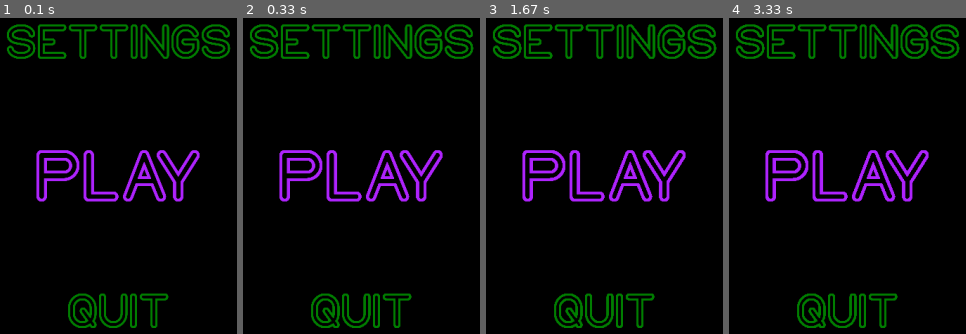
Above: before the commit, frames 1-4 (left to right).
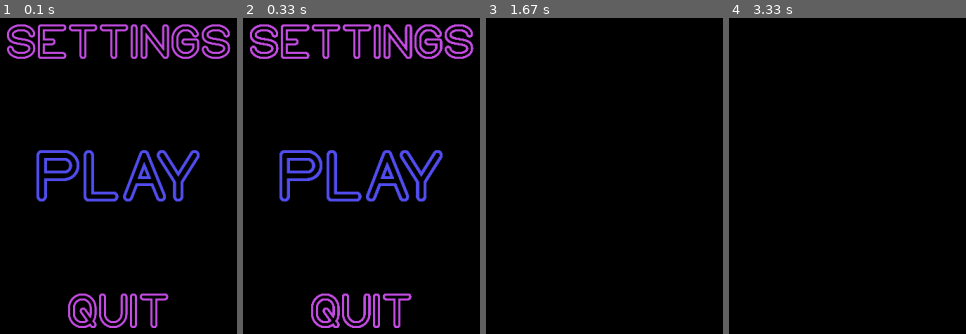
Above: after the commit, the same moments.

Repository: andrebtw/pygamegame
Game: pygame game, started from main.py
The game is run twice, just before and just after one commit, with the same random seed, the same clock (stepped at 60 frames per second) and the same inputs.
Inputs (mouse positions are in pixels of both pictures, inside the frame that each line leads up to):
- Up to frame 1 (0.1 s): no input
- Up to frame 2 (0.33 s): no input
- Up to frame 3 (1.67 s): press the mouse at (604, 311) at 0.37 s; move the mouse to (623, 277) at 0.47 s; release the mouse at (642, 242) at 0.6 s; press the mouse at (604, 43) at 0.7 s; move the mouse to (outside the picture) at 0.8 s; release the mouse at (outside the picture) at 0.93 s; press the mouse at (604, 311) at 1.03 s; move the mouse to (621, 245) at 1.13 s; release the mouse at (640, 182) at 1.27 s
- Up to frame 4 (3.33 s): no input

The runs differ from the first frame. In frame 1, 10% of the frame differs, in the area x 2-98%, y 1-99%; in frame 2, 11%; in frame 3, 11%; in frame 4, 11%.

Commit message:
the 3 menu buttons now work, it is now needed to code the settings menu and the game itself

Diff:
--- /dev/null
+++ b/game.py
@@ -0,0 +1,52 @@
+#Importing libraries
+import pygame
+from pygame.locals import *
+import time
+import random
+import math
+import sys
+import re
+
+data_file = open("files/data/data.txt", "r") #Opening the data file
+data = data_file.readlines() #Making a list from every line
+
+pygame.init()
+main_clock = pygame.time.Clock()
+fps = int(re.sub("[^0-9]", "", data[3]))
+
+
+width = int(re.sub("[^0-9]", "", data[1])) #re.sub("[^0-9]", "",") removes all non numeric characters from the data
+height = int(re.sub("[^0-9]", "", data[2]))
+
+if "FALSE" in data[0]:
+    fullscreen=False
+    screen = pygame.display.set_mode((width, height))
+else :
+    fullscreen=True
+    screen = pygame.display.set_mode((width, height), pygame.FULLSCREEN)
+
+
+
+def scale_x (x):
+    surface = pygame.display.get_surface() #get the surface of the current active display
+    x=(x*surface.get_width())/1920
+    x = int (x)
+    return x
+
+def scale_y (y):
+    surface = pygame.display.get_surface() #get the surface of the current active display
+    y=(y*surface.get_height())/1080
+    y = int (y)
+    return y
+
+
+def game():
+    screen.fill((0,0,0))
+    running = True
+    while running == True :
+        for event in pygame.event.get() :
+            if event.type == QUIT :
+                running = False
+
+        pygame.display.update()
+        main_clock.tick(fps)
--- a/main.py
+++ b/main.py
@@ -3,7 +3,6 @@
 
 #Importing python files
 from menu import menu
-#from files.python.game import game
 
 
 def main():
--- a/menu.py
+++ b/menu.py
@@ -7,12 +7,17 @@
 import sys
 import re
 
+#Importing python files
+from settings import settings
+from game import game
+
 
 data_file = open("files/data/data.txt", "r") #Opening the data file
 data = data_file.readlines() #Making a list from every line
 
 pygame.init()
 main_clock = pygame.time.Clock()
+fps = int(re.sub("[^0-9]", "", data[3]))
 
 
 width = int(re.sub("[^0-9]", "", data[1])) #re.sub("[^0-9]", "",") removes all non numeric characters from the data
@@ -42,23 +47,24 @@
 
 
 def menu ():
+    ###DEFINING FONTS###
+    neon_font_play = pygame.font.Font("files/assets/fonts/NEON GLOW.otf", scale_x(150))
+    neon_font_settings_exit = pygame.font.Font("files/assets/fonts/NEON GLOW.otf", scale_y(100))
+
+     ###Making the texts###
+    text_settings = neon_font_settings_exit.render("SETTINGS", True, (199,79,230))
+    text_play = neon_font_play.render("PLAY", True, (84, 79, 240))
+    text_exit = neon_font_settings_exit.render("QUIT", True, (199,79,230))
+
     running = True
+    screen.fill((0,0,0))
+
     while running == True :
         for event in pygame.event.get() :
             if event.type == QUIT :
                 running = False
 
         surface = pygame.display.get_surface() #get the surface of the current active display
-
-        ###DEFINING FONTS###
-        neon_font_play = pygame.font.Font("files/assets/fonts/NEON GLOW.otf", scale_x(150))
-        neon_font_settings_exit = pygame.font.Font("files/assets/fonts/NEON GLOW.otf", scale_y(100))
-
-
-        ###Making the texts###
-        text_settings = neon_font_settings_exit.render("SETTINGS", True, (0,128,0))
-        text_play = neon_font_play.render("PLAY", True, (176, 38, 255))
-        text_exit = neon_font_settings_exit.render("QUIT", True, (0,128,0))
 
         ###Defining fonts positions on the screen###
         text_settings_pos = (scale_x(960) - text_settings.get_width() // 2, scale_y(200))
@@ -85,16 +91,39 @@
 
         mouse_pos = pygame.mouse.get_pos() # Get mouse position
 
+
         if text_settings_rect.collidepoint(mouse_pos): # Check if position is in the rect
             print("Settings hovered")
+            text_settings = neon_font_settings_exit.render("SETTINGS", True, (255,255,255))
+        else:
+            text_settings = neon_font_settings_exit.render("SETTINGS", True, (199,79,230))
+
         if text_play_rect.collidepoint(mouse_pos): # Check if position is in the rect
             print("Play hovered")
+            text_play = neon_font_play.render("PLAY", True, (255, 255, 255))
+        else:
+            text_play = neon_font_play.render("PLAY", True, (84, 79, 240))
+
         if text_exit_rect.collidepoint(mouse_pos): # Check if position is in the rect
             print("Quit hovered")
+            text_exit = neon_font_settings_exit.render("QUIT", True, (255,255,255))
+        else:
+            text_exit = neon_font_settings_exit.render("QUIT", True, (199,79,230))
 
 
+        if event.type == pygame.MOUSEBUTTONUP:
+            if text_settings_rect.collidepoint(mouse_pos):
+                running = False
+                settings()
+
+            if text_play_rect.collidepoint(mouse_pos):
+                game()
+
+            if text_exit_rect.collidepoint(mouse_pos):
+                running = False
+
         pygame.display.update()
-
+        main_clock.tick(fps)
 
 
 if __name__ == "__main__":
--- /dev/null
+++ b/settings.py
@@ -0,0 +1,52 @@
+#Importing libraries
+import pygame
+from pygame.locals import *
+import time
+import random
+import math
+import sys
+import re
+
+data_file = open("files/data/data.txt", "r") #Opening the data file
+data = data_file.readlines() #Making a list from every line
+
+pygame.init()
+main_clock = pygame.time.Clock()
+fps = int(re.sub("[^0-9]", "", data[3]))
+
+
+width = int(re.sub("[^0-9]", "", data[1])) #re.sub("[^0-9]", "",") removes all non numeric characters from the data
+height = int(re.sub("[^0-9]", "", data[2]))
+
+if "FALSE" in data[0]:
+    fullscreen=False
+    screen = pygame.display.set_mode((width, height))
+else :
+    fullscreen=True
+    screen = pygame.display.set_mode((width, height), pygame.FULLSCREEN)
+
+
+
+def scale_x (x):
+    surface = pygame.display.get_surface() #get the surface of the current active display
+    x=(x*surface.get_width())/1920
+    x = int (x)
+    return x
+
+def scale_y (y):
+    surface = pygame.display.get_surface() #get the surface of the current active display
+    y=(y*surface.get_height())/1080
+    y = int (y)
+    return y
+
+
+def settings():
+    screen.fill((0,0,0))
+    running = True
+    while running == True :
+        for event in pygame.event.get() :
+            if event.type == QUIT :
+                running = False
+
+        pygame.display.update()
+        main_clock.tick(fps)
